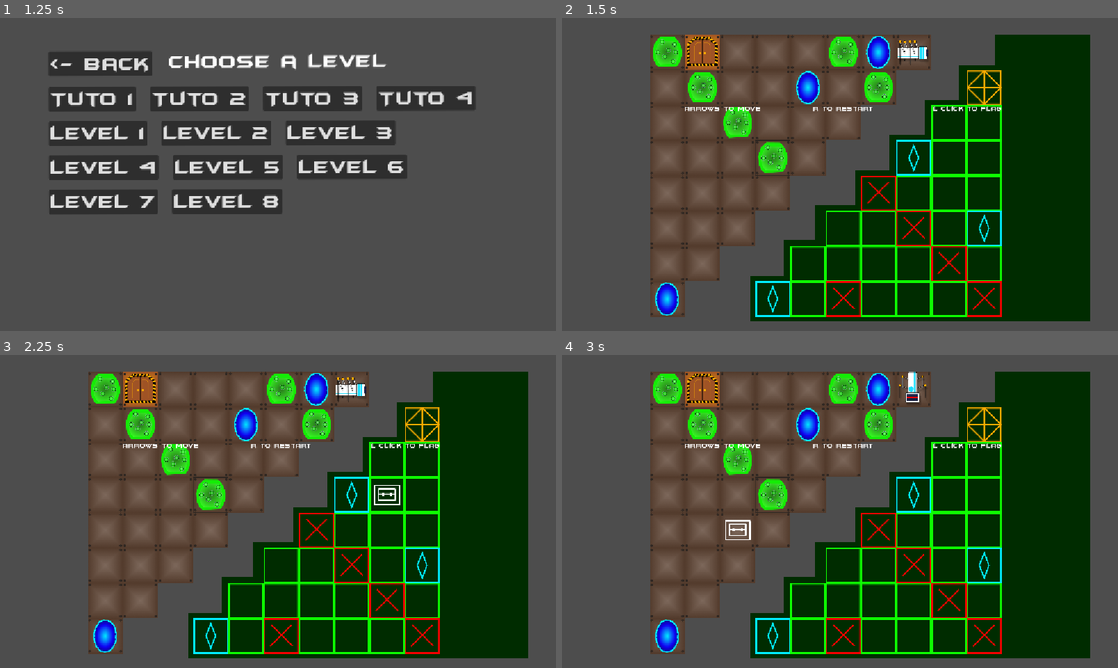
Above: before the commit, frames 1-4 (two rows, left to right).
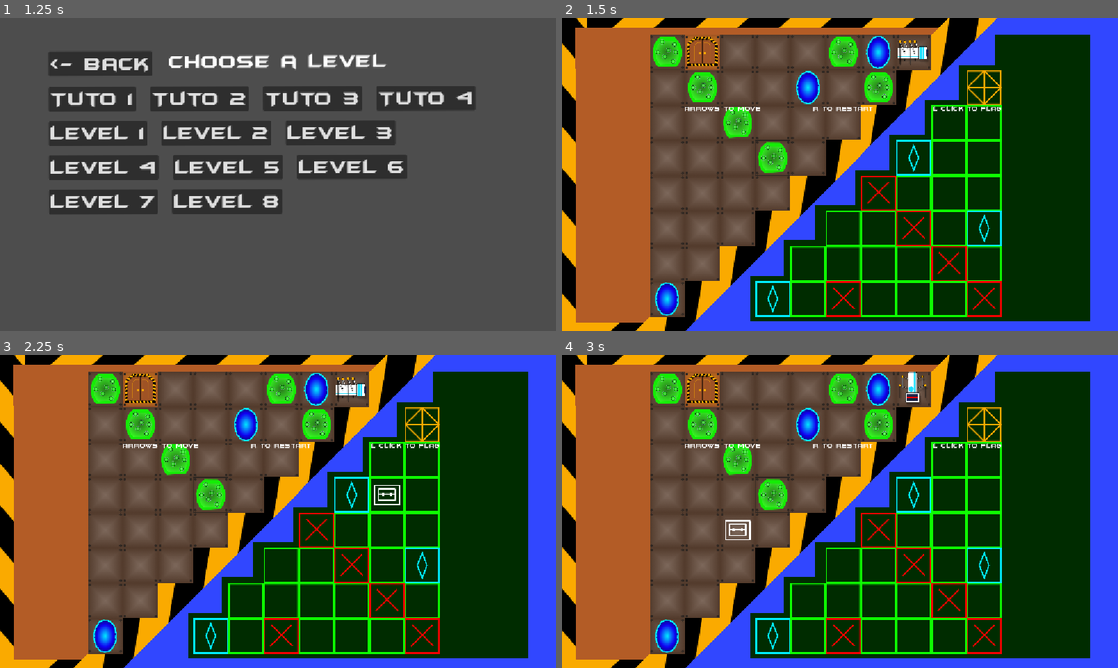
Above: after the commit, the same moments.

Repository: yuesubi/unijam-2026
Game: Godot game, scene res://Scenes/SceneContainers/meta_menu.tscn
Same seed, same stepped clock (60 frames per second), same inputs: the game is played once before the commit and once after it.
Inputs (mouse positions are in pixels of both pictures, inside the frame that each line leads up to):
- Up to frame 1 (1.25 s): click "PLAY" at 0.5 s
- Up to frame 2 (1.5 s): click "Level 7" at 1.25 s
- Up to frame 3 (2.25 s): tap Enter (ui_accept) at 2 s; move the mouse to (400, 495) at 2.02 s; hold Right (ui_right) from 2.03 s (still down); click (400, 495) at 2.1 s
- Up to frame 4 (3 s): tap Enter (ui_accept) at 2.27, 2.75 s; move the mouse to (728, 527) at 2.77 s; release Right (ui_right) at 2.78 s; hold Down (ui_down) from 2.78 s (still down); click (728, 527) at 2.85 s

Frame 1 is identical in both runs. In frame 2, 37% of the frame differs, in the area x 0-100%, y 0-100%; in frame 3, 37%; in frame 4, 37%.

Commit message:
decor sauf level_final

Diff:
--- a/into-the-maze/Scenes/Levels/tutoLaser.tscn
+++ b/into-the-maze/Scenes/Levels/tutoLaser.tscn
@@ -3,7 +3,9 @@
 [ext_resource type="PackedScene" uid="uid://c7q4y8ug8og56" path="res://Scenes/level_base.tscn" id="1_fjdqc"]
 [ext_resource type="PackedScene" uid="uid://ca3mxg3j3gm5h" path="res://Scenes/portal/portal.tscn" id="2_f20yq"]
 [ext_resource type="Texture2D" uid="uid://bfqg6erlao4g6" path="res://Assets/back/Bloc_ Fond_Radar.png" id="2_vm37b"]
+[ext_resource type="Texture2D" uid="uid://dbxprnpuqfkmo" path="res://Assets/back/Fond_Reel.png" id="3_qpiqc"]
 [ext_resource type="PackedScene" uid="uid://ddtidhypefqra" path="res://Scenes/portal/portal_radar.tscn" id="3_vm37b"]
+[ext_resource type="Texture2D" uid="uid://d0yeoxobnfrhg" path="res://Assets/back/Rubalise.png" id="4_ufbuf"]
 
 [node name="level_base" unique_id=402574150 instance=ExtResource("1_fjdqc")]
 
@@ -67,16 +69,46 @@
 texture = ExtResource("2_vm37b")
 
 [node name="fondNormal" parent="level_base2" parent_id_path=PackedInt32Array(402574150) index="12" unique_id=605897269]
-position = Vector2(-1529.9999, 344.99997)
+position = Vector2(265, -206)
+scale = Vector2(0.8836669, 0.10761348)
 
-[node name="blueBack" parent="level_base2" parent_id_path=PackedInt32Array(402574150) index="13" unique_id=658004868]
-position = Vector2(-1191, 235)
+[node name="fondNormal2" type="Sprite2D" parent="level_base2" parent_id_path=PackedInt32Array(402574150) index="13" unique_id=1794739325]
+z_index = -50
+position = Vector2(-205.93753, 328.625)
+scale = Vector2(0.25325006, 0.67551243)
+texture = ExtResource("3_qpiqc")
 
-[node name="tvbutton" parent="level_base2" parent_id_path=PackedInt32Array(402574150) index="14" unique_id=683474113]
+[node name="blueBack" parent="level_base2" parent_id_path=PackedInt32Array(402574150) index="14" unique_id=658004868]
+position = Vector2(799, 235)
+scale = Vector2(1.7260001, 1.226)
+
+[node name="tvbutton" parent="level_base2" parent_id_path=PackedInt32Array(402574150) index="15" unique_id=683474113]
 position = Vector2(-694, 72)
 
-[node name="rubalise" parent="level_base2" parent_id_path=PackedInt32Array(402574150) index="15" unique_id=1447633655]
-position = Vector2(-1018, 72)
+[node name="rubalise" parent="level_base2" parent_id_path=PackedInt32Array(402574150) index="16" unique_id=1447633655]
+z_index = -49
+position = Vector2(501.35562, 229.64441)
+rotation = 2.3561945
+scale = Vector2(2.8053966, 1)
+
+[node name="rubalise2" type="Sprite2D" parent="level_base2" parent_id_path=PackedInt32Array(402574150) index="17" unique_id=124186164]
+z_index = -100
+position = Vector2(260.3546, -276)
+scale = Vector2(2.366733, 1)
+texture = ExtResource("4_ufbuf")
+
+[node name="rubalise3" type="Sprite2D" parent="level_base2" parent_id_path=PackedInt32Array(402574150) index="18" unique_id=21939032]
+z_index = -100
+position = Vector2(-784, 806)
+scale = Vector2(2.366733, 1)
+texture = ExtResource("4_ufbuf")
+
+[node name="rubalise4" type="Sprite2D" parent="level_base2" parent_id_path=PackedInt32Array(402574150) index="19" unique_id=962400175]
+z_index = -100
+position = Vector2(-419, 336.99994)
+rotation = 1.5707964
+scale = Vector2(2.366733, 1)
+texture = ExtResource("4_ufbuf")
 
 [node name="Portal" parent="." index="1" unique_id=1833809616 node_paths=PackedStringArray("linkedPortal") instance=ExtResource("2_f20yq")]
 position = Vector2(383, -123)
